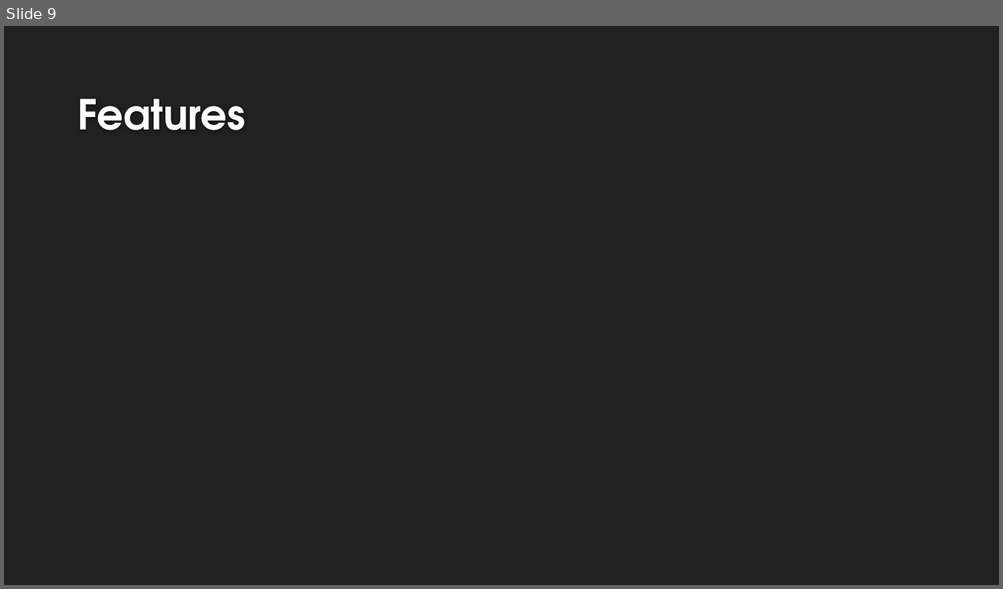
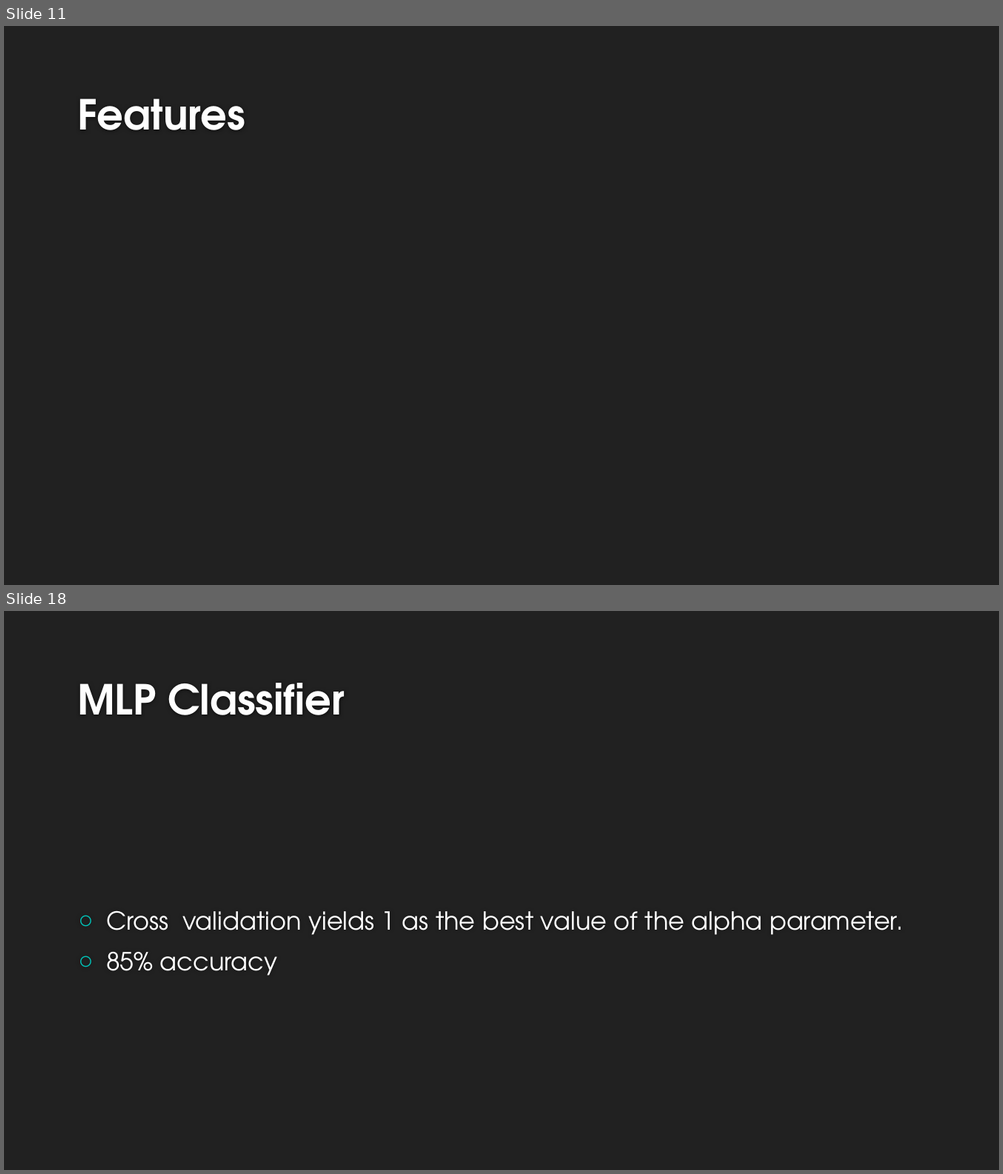
Before and after one commit to ChenEilon/ExpressionRecognition, a slide deck: Documents/Emotion Recognition.pptx. Shown one above the other, each under a label of ours: slide 9 before the commit, slides 11 and 18 after it; the slides between them are not shown. The pictures are 1003x589 and 1003x1174 pixels, drawn with LibreOffice and Linux fonts; fonts in the diff are those of the drawing; grey boxes stand for pictures; background and template pictures are left out. Boxes give left, top, right and bottom in pixels: in the first picture for what was removed or moved away, otherwise in the second. Text is boxed around its words. In the diff, an @@ line names an element or a change of style, - is before the commit and + after.

```diff
--- a/Documents/Emotion Recognition.pptx
+++ b/Documents/Emotion Recognition.pptx
@@ slide 18 added at box(4, 611, 999, 1170), background #212121 @@
@@ title added at box(77, 683, 344, 715), 40 pt, text #FEFEFE, bold @@
+MLP Classifier
@@ text added at box(106, 911, 902, 976), 24 pt, text #FFFFFF @@
+○ Cross validation yields 1 as the best value of the alpha parameter.
+○ 85% accuracy
@@ what was slide 9 is now slide 11 @@
```
Also in this commit, not shown: 16 slides changed, 2 other slides added, 1 slide removed, 3 other files.
